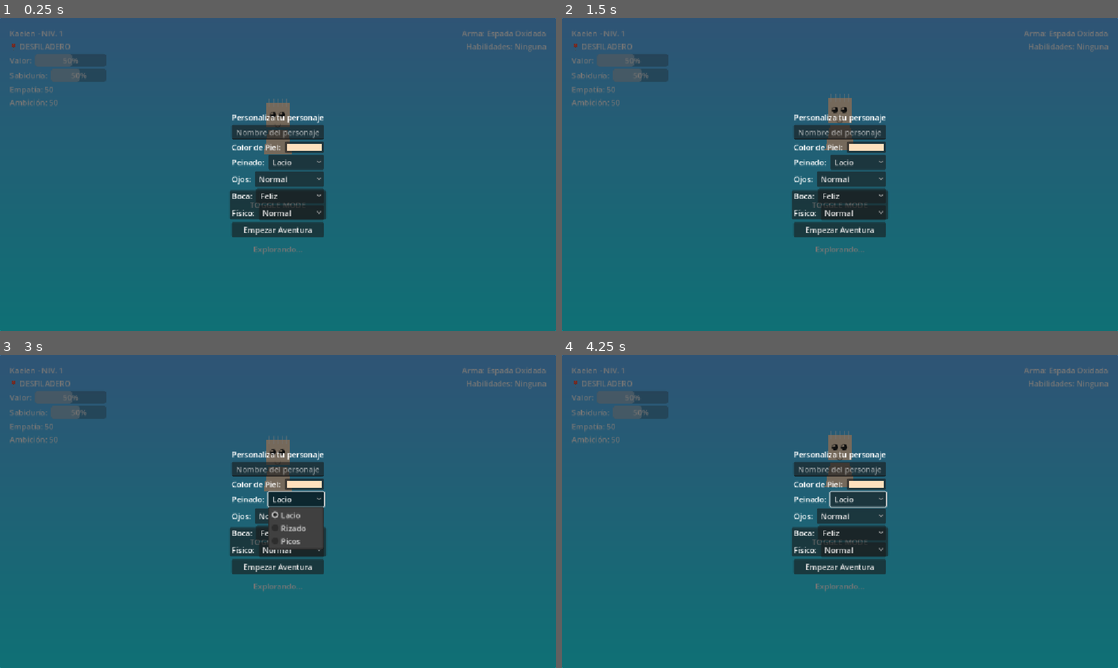
Above: before the commit, frames 1-4 (two rows, left to right).
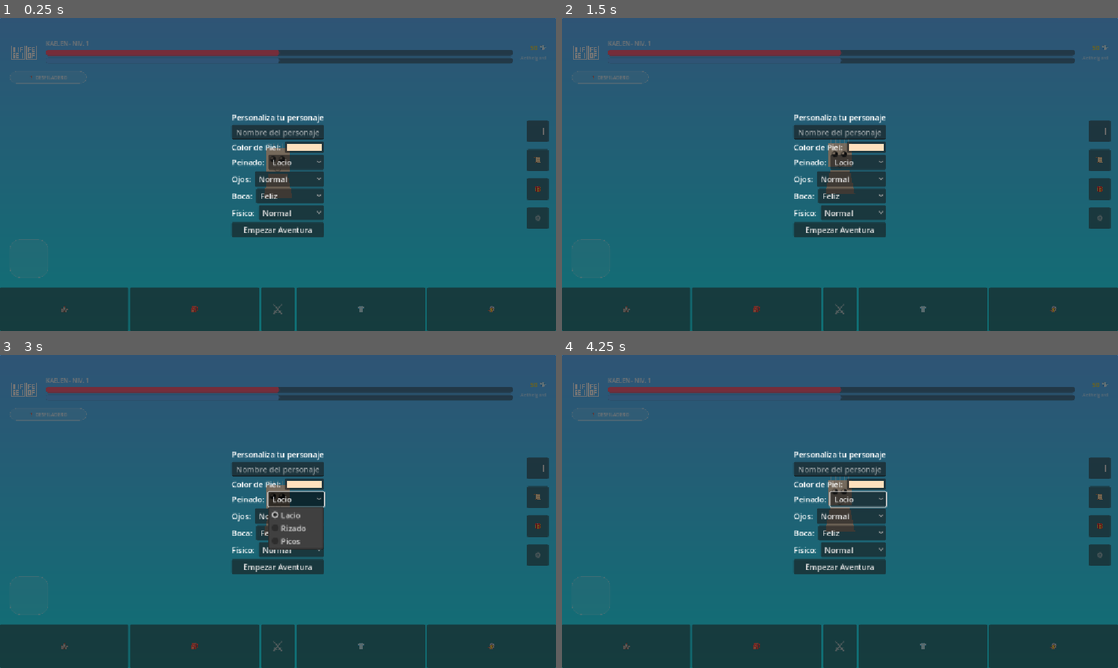
Above: after the commit, the same moments.

Repository: xxfati10xx/Isekai-Tamagotchi-Dynamic-Virtual-Companion-RPG-Design-Godot-Prototype
Game: Godot game, scene res://main.tscn
Two runs of this game, one before a commit and one after it. Both use one fixed random seed, a clock stepped at 60 frames per second and the inputs below.
Inputs (mouse positions are in pixels of both pictures, inside the frame that each line leads up to):
- Up to frame 1 (0.25 s): no input
- Up to frame 2 (1.5 s): click "TOGGLE MODE" (after the commit: "⚔️") at 0.5 s; click (1101, 130) at 1.25 s, where only the run after the commit has a clickable "🗺️"
- Up to frame 3 (3 s): click (539, 495) at 2 s, where only the run after the commit has a clickable "📜"; click "Lacio" at 2.75 s
- Up to frame 4 (4.25 s): click (1101, 527) at 3.5 s, where only the run after the commit has a clickable "🎁"

The runs differ from the first frame. In frame 1, 20% of the frame differs, in the area x 0-100%, y 4-100%; in frame 2, 20%; in frame 3, 20%; in frame 4, 20%.

Commit message:
Overhaul UI and implement full character customization
- Integrated new character customization system (skin, hair, eyes, mouth, physique, name).
- Reconstructed the game interface based on the Aethelgard design (HUD, Sidebar, NavBar, MiniMap).
- Implemented custom styles for HP/MP bars and Biome Badge.
- Synchronized game logic with the new UI hierarchy and unique node names.
- Added re-customization access via the "Estilo" button.
- Fixed animation conflicts with stat updates to ensure smooth character visuals.
- Cleaned up development artifacts.

Co-authored-by: xxfati10xx <127804390+xxfati10xx@users.noreply.github.com>

Diff:
--- a/character_visuals.gd
+++ b/character_visuals.gd
@@ -6,7 +6,7 @@
 @onready var mouth: Label = $Mouth
 @onready var hair: Label = $Hair
 
-func update_appearance(stats: CharacterStats):
+func update_appearance(stats: CharacterStats, update_scale: bool = true):
 	if body:
 		body.color = stats.skin_color
 	if head:
@@ -32,7 +32,8 @@
 		_: hair.text = ""
 
 	# El estilo de cuerpo afecta la escala general
-	match stats.body_style:
-		0: scale = Vector2(1, 1)
-		1: scale = Vector2(0.8, 0.8)
-		2: scale = Vector2(1.2, 1.2)
+	if update_scale:
+		match stats.body_style:
+			0: scale = Vector2(1, 1)
+			1: scale = Vector2(0.8, 0.8)
+			2: scale = Vector2(1.2, 1.2)
--- a/main.gd
+++ b/main.gd
@@ -2,15 +2,16 @@
 
 # Enlaces a los nodos de la interfaz (Usando % para Nodos Únicos de Escena)
 @onready var world_background: TextureRect = %WorldBackground
-@onready var action_button: Button = %ActionButton
+@onready var action_sphere: Button = %ActionSphere
 @onready var character_visuals: Node2D = %CharacterVisuals
-@onready var valor_bar: ProgressBar = %ValorBar
-@onready var sabiduria_bar: ProgressBar = %SabiduriaBar
-@onready var empatia_label: Label = %EmpatiaLabel
-@onready var ambicion_label: Label = %AmbicionLabel
+@onready var hp_bar: ProgressBar = %HPBar
+@onready var mp_bar: ProgressBar = %MPBar
+@onready var gem_label: Label = %GemLabel
 @onready var name_label: Label = %NameLabel
 @onready var status_label: Label = %StatusLabel
-@onready var biome_badge: Label = %BiomeBadge
+@onready var biome_badge: PanelContainer = %BiomeBadge
+@onready var biome_label: Label = %BiomeLabel
+@onready var nav_estilo: Button = %NavEstilo
 @onready var notification_panel: PanelContainer = %NotificationPanel
 @onready var notification_text: Label = %NotificationText
 @onready var option_1: Button = %Option1
@@ -52,10 +53,11 @@
 
 	# Estado inicial
 	world_background.texture = normal_gradient
-	action_button.pressed.connect(_on_action_button_pressed)
+	action_sphere.pressed.connect(_on_action_button_pressed)
 	option_1.pressed.connect(_on_option_1_pressed)
 	option_2.pressed.connect(_on_option_2_pressed)
 	confirm_button.pressed.connect(_on_confirm_customization)
+	nav_estilo.pressed.connect(func(): customization_panel.show(); autonomy_timer.paused = true)
 
 	# Inicializar opciones de personalización
 	hair_style_btn.add_item("Lacio", 0)
@@ -97,6 +99,8 @@
 
 	customization_panel.hide()
 	autonomy_timer.paused = false
+	if character_visuals:
+		character_visuals.update_appearance(stats, true)
 	_update_stats_display()
 	_start_idle_animation() # Reiniciar animación con nueva escala
 
@@ -107,16 +111,16 @@
 
 	if is_combat:
 		world_background.texture = combat_gradient
-		tween.tween_property(action_button, "rotation_degrees", 45.0, 0.2)
-		tween.tween_property(action_button, "scale", Vector2(1.2, 1.2), 0.2)
+		tween.tween_property(action_sphere, "rotation_degrees", 45.0, 0.2)
+		tween.tween_property(action_sphere, "scale", Vector2(1.2, 1.2), 0.2)
 		status_label.text = "En combate"
-		biome_badge.text = "📍 CAMPO DE BATALLA"
+		biome_label.text = "📍 CAMPO DE BATALLA"
 	else:
 		world_background.texture = normal_gradient
-		tween.tween_property(action_button, "rotation_degrees", 0.0, 0.2)
-		tween.tween_property(action_button, "scale", Vector2(1.0, 1.0), 0.2)
+		tween.tween_property(action_sphere, "rotation_degrees", 0.0, 0.2)
+		tween.tween_property(action_sphere, "scale", Vector2(1.0, 1.0), 0.2)
 		status_label.text = "Explorando..."
-		biome_badge.text = "📍 DESFILADERO DE LAS SOMBRAS"
+		biome_label.text = "📍 DESFILADERO DE LAS SOMBRAS"
 
 # Lógica que ocurre automáticamente en cada "tick" del reloj
 func _on_autonomy_tick() -> void:
@@ -214,8 +218,10 @@
 	stats = CharacterStats.new("Kaelen", 50, 50, 50, 50, 1, legacy_bonus)
 	is_combat = false
 	world_background.texture = normal_gradient
-	action_button.rotation_degrees = 0
-	action_button.scale = Vector2.ONE
+	action_sphere.rotation_degrees = 0
+	action_sphere.scale = Vector2.ONE
+	if character_visuals:
+		character_visuals.update_appearance(stats, true)
 	_update_stats_display()
 	status_label.text = "Nuevo ciclo iniciado"
 	notification_panel.remove_meta("is_reset")
@@ -225,14 +231,13 @@
 
 # Actualiza barras y textos de la interfaz
 func _update_stats_display() -> void:
-	valor_bar.value = stats.valor
-	sabiduria_bar.value = stats.sabiduria
-	empatia_label.text = "Empatía: %.0f" % stats.empatia
-	ambicion_label.text = "Ambición: %.0f" % stats.ambicion
+	hp_bar.value = stats.valor
+	mp_bar.value = stats.sabiduria
+	gem_label.text = "%.0f 💎" % stats.ambicion
 	name_label.text = "%s - NIV. %d" % [stats.character_name, stats.level]
 
 	if character_visuals:
-		character_visuals.update_appearance(stats)
+		character_visuals.update_appearance(stats, false)
 
 	_update_background_aura()
 
--- a/main.tscn
+++ b/main.tscn
@@ -1,7 +1,40 @@
-[gd_scene load_steps=3 format=3 uid="uid://b8y7k4u5q6m7"]
+[gd_scene load_steps=7 format=3 uid="uid://b8y7k4u5q6m7"]
 
 [ext_resource type="Script" path="res://main.gd" id="1_script"]
 [ext_resource type="PackedScene" uid="uid://c6y7k4u5q6m7" path="res://CharacterVisuals.tscn" id="2_visuals"]
+
+[sub_resource type="StyleBoxFlat" id="StyleBoxFlat_hp"]
+bg_color = Color(0.1, 0.1, 0.1, 0.5)
+corner_radius_top_left = 6
+corner_radius_top_right = 6
+corner_radius_bottom_right = 6
+corner_radius_bottom_left = 6
+
+[sub_resource type="StyleBoxFlat" id="StyleBoxFlat_hp_fill"]
+bg_color = Color(1, 0.29, 0.42, 1)
+corner_radius_top_left = 6
+corner_radius_top_right = 6
+corner_radius_bottom_right = 6
+corner_radius_bottom_left = 6
+
+[sub_resource type="StyleBoxFlat" id="StyleBoxFlat_mp_fill"]
+bg_color = Color(0.31, 0.67, 1, 1)
+corner_radius_top_left = 6
+corner_radius_top_right = 6
+corner_radius_bottom_right = 6
+corner_radius_bottom_left = 6
+
+[sub_resource type="StyleBoxFlat" id="StyleBoxFlat_biome"]
+bg_color = Color(1, 1, 1, 0.1)
+border_width_left = 1
+border_width_top = 1
+border_width_right = 1
+border_width_bottom = 1
+border_color = Color(1, 1, 1, 0.2)
+corner_radius_top_left = 20
+corner_radius_top_right = 20
+corner_radius_bottom_right = 20
+corner_radius_bottom_left = 20
 
 [node name="Main" type="Control"]
 layout_mode = 3
@@ -22,116 +55,197 @@
 grow_vertical = 2
 expand_mode = 1
 
-[node name="StatsContainer" type="VBoxContainer" parent="."]
+[node name="HUDTop" type="MarginContainer" parent="."]
+layout_mode = 1
+anchors_preset = 10
+anchor_right = 1.0
+offset_bottom = 100.0
+grow_horizontal = 2
+theme_override_constants/margin_left = 20
+theme_override_constants/margin_top = 40
+theme_override_constants/margin_right = 20
+
+[node name="HBox" type="HBoxContainer" parent="HUDTop"]
+layout_mode = 2
+theme_override_constants/separation = 15
+
+[node name="Portrait" type="Label" parent="HUDTop/HBox"]
+custom_minimum_size = Vector2(60, 60)
+layout_mode = 2
+theme_override_font_sizes/font_size = 30
+text = "🛡️"
+horizontal_alignment = 1
+vertical_alignment = 1
+
+[node name="StatusBars" type="VBoxContainer" parent="HUDTop/HBox"]
+layout_mode = 2
+size_flags_horizontal = 3
+alignment = 1
+
+[node name="NameLabel" type="Label" parent="HUDTop/HBox/StatusBars"]
+unique_name_in_owner = true
+layout_mode = 2
+theme_override_font_sizes/font_size = 12
+text = "Kaelen - Niv. 1"
+uppercase = true
+
+[node name="HPBar" type="ProgressBar" parent="HUDTop/HBox/StatusBars"]
+unique_name_in_owner = true
+custom_minimum_size = Vector2(0, 12)
+layout_mode = 2
+theme_override_styles/background = SubResource("StyleBoxFlat_hp")
+theme_override_styles/fill = SubResource("StyleBoxFlat_hp_fill")
+value = 85.0
+show_percentage = false
+
+[node name="MPBar" type="ProgressBar" parent="HUDTop/HBox/StatusBars"]
+unique_name_in_owner = true
+custom_minimum_size = Vector2(0, 12)
+layout_mode = 2
+theme_override_styles/background = SubResource("StyleBoxFlat_hp")
+theme_override_styles/fill = SubResource("StyleBoxFlat_mp_fill")
+value = 60.0
+show_percentage = false
+
+[node name="Currency" type="VBoxContainer" parent="HUDTop/HBox"]
+layout_mode = 2
+alignment = 1
+
+[node name="GemLabel" type="Label" parent="HUDTop/HBox/Currency"]
+unique_name_in_owner = true
+layout_mode = 2
+theme_override_colors/font_color = Color(1, 0.843137, 0, 1)
+theme_override_font_sizes/font_size = 14
+text = "0 💎"
+horizontal_alignment = 2
+
+[node name="WorldName" type="Label" parent="HUDTop/HBox/Currency"]
+layout_mode = 2
+theme_override_colors/font_color = Color(1, 1, 1, 0.6)
+theme_override_font_sizes/font_size = 10
+text = "Aethelgard"
+horizontal_alignment = 2
+
+[node name="BiomeBadge" type="PanelContainer" parent="."]
+unique_name_in_owner = true
 layout_mode = 0
 offset_left = 20.0
-offset_top = 20.0
-offset_right = 220.0
-offset_bottom = 200.0
-
-[node name="NameLabel" type="Label" parent="StatsContainer"]
-unique_name_in_owner = true
-layout_mode = 2
-text = "Kaelen"
-
-[node name="BiomeBadge" type="Label" parent="StatsContainer"]
-unique_name_in_owner = true
-layout_mode = 2
+offset_top = 110.0
+offset_right = 180.0
+offset_bottom = 136.0
+theme_override_styles/panel = SubResource("StyleBoxFlat_biome")
+
+[node name="BiomeLabel" type="Label" parent="BiomeBadge"]
+unique_name_in_owner = true
+layout_mode = 2
+theme_override_font_sizes/font_size = 10
 text = "📍 DESFILADERO"
-
-[node name="HBoxValor" type="HBoxContainer" parent="StatsContainer"]
-layout_mode = 2
-
-[node name="Label" type="Label" parent="StatsContainer/HBoxValor"]
-layout_mode = 2
-text = "Valor: "
-
-[node name="ValorBar" type="ProgressBar" parent="StatsContainer/HBoxValor"]
-unique_name_in_owner = true
-custom_minimum_size = Vector2(100, 20)
-layout_mode = 2
-size_flags_horizontal = 3
-value = 50.0
-
-[node name="HBoxSabiduria" type="HBoxContainer" parent="StatsContainer"]
-layout_mode = 2
-
-[node name="Label" type="Label" parent="StatsContainer/HBoxSabiduria"]
-layout_mode = 2
-text = "Sabiduría: "
-
-[node name="SabiduriaBar" type="ProgressBar" parent="StatsContainer/HBoxSabiduria"]
-unique_name_in_owner = true
-custom_minimum_size = Vector2(100, 20)
-layout_mode = 2
-size_flags_horizontal = 3
-value = 50.0
-
-[node name="EmpatiaLabel" type="Label" parent="StatsContainer"]
-unique_name_in_owner = true
-layout_mode = 2
-text = "Empatía: 50"
-
-[node name="AmbicionLabel" type="Label" parent="StatsContainer"]
-unique_name_in_owner = true
-layout_mode = 2
-text = "Ambición: 50"
-
-[node name="EquipmentContainer" type="VBoxContainer" parent="."]
-layout_mode = 1
-anchors_preset = 1
+horizontal_alignment = 1
+vertical_alignment = 1
+
+[node name="Sidebar" type="VBoxContainer" parent="."]
+layout_mode = 1
+anchors_preset = 6
 anchor_left = 1.0
-anchor_right = 1.0
-offset_left = -300.0
-offset_top = 20.0
-offset_right = -20.0
-offset_bottom = 156.0
+anchor_top = 0.5
+anchor_right = 1.0
+anchor_bottom = 0.5
+offset_left = -60.0
+offset_top = -100.0
+offset_right = -15.0
+offset_bottom = 100.0
 grow_horizontal = 0
-
-[node name="WeaponLabel" type="Label" parent="EquipmentContainer"]
-unique_name_in_owner = true
-layout_mode = 2
-text = "Arma: Espada Oxidada"
-horizontal_alignment = 2
-
-[node name="SkillsLabel" type="Label" parent="EquipmentContainer"]
-unique_name_in_owner = true
-layout_mode = 2
-text = "Habilidades: Ninguna"
-horizontal_alignment = 2
-autowrap_mode = 3
-
-[node name="CenterContainer" type="CenterContainer" parent="."]
-layout_mode = 1
-anchors_preset = 15
-anchor_right = 1.0
-anchor_bottom = 1.0
-grow_horizontal = 2
-grow_vertical = 2
-
-[node name="VBoxContainer" type="VBoxContainer" parent="CenterContainer"]
-layout_mode = 2
-theme_override_constants/separation = 50
-
-[node name="CharacterContainer" type="Control" parent="CenterContainer/VBoxContainer"]
-custom_minimum_size = Vector2(200, 150)
-layout_mode = 2
-
-[node name="CharacterVisuals" parent="CenterContainer/VBoxContainer/CharacterContainer" instance=ExtResource("2_visuals")]
+grow_vertical = 2
+theme_override_constants/separation = 15
+
+[node name="SideBtn1" type="Button" parent="Sidebar"]
+custom_minimum_size = Vector2(45, 45)
+layout_mode = 2
+text = "🗺️"
+
+[node name="SideBtn2" type="Button" parent="Sidebar"]
+custom_minimum_size = Vector2(45, 45)
+layout_mode = 2
+text = "📜"
+
+[node name="SideBtn3" type="Button" parent="Sidebar"]
+custom_minimum_size = Vector2(45, 45)
+layout_mode = 2
+text = "🎁"
+
+[node name="SideBtn4" type="Button" parent="Sidebar"]
+custom_minimum_size = Vector2(45, 45)
+layout_mode = 2
+text = "⚙️"
+
+[node name="CharacterContainer" type="Control" parent="."]
+layout_mode = 1
+anchors_preset = 8
+anchor_left = 0.5
+anchor_top = 0.5
+anchor_right = 0.5
+anchor_bottom = 0.5
+offset_left = -100.0
+offset_top = -75.0
+offset_right = 100.0
+offset_bottom = 75.0
+grow_horizontal = 2
+grow_vertical = 2
+
+[node name="CharacterVisuals" parent="CharacterContainer" instance=ExtResource("2_visuals")]
 unique_name_in_owner = true
 position = Vector2(100, 75)
 
-[node name="ActionButton" type="Button" parent="CenterContainer/VBoxContainer"]
-unique_name_in_owner = true
-custom_minimum_size = Vector2(200, 60)
-layout_mode = 2
-text = "TOGGLE MODE"
-
-[node name="StatusLabel" type="Label" parent="CenterContainer/VBoxContainer"]
-unique_name_in_owner = true
-layout_mode = 2
-text = "Explorando..."
-horizontal_alignment = 1
+[node name="MiniMap" type="PanelContainer" parent="."]
+layout_mode = 1
+anchors_preset = 2
+anchor_top = 1.0
+anchor_bottom = 1.0
+offset_left = 20.0
+offset_top = -190.0
+offset_right = 100.0
+offset_bottom = -110.0
+grow_vertical = 0
+theme_override_styles/panel = SubResource("StyleBoxFlat_biome")
+
+[node name="NavBar" type="HBoxContainer" parent="."]
+layout_mode = 1
+anchors_preset = 12
+anchor_top = 1.0
+anchor_right = 1.0
+anchor_bottom = 1.0
+offset_top = -90.0
+grow_horizontal = 2
+grow_vertical = 0
+alignment = 1
+
+[node name="NavReino" type="Button" parent="NavBar"]
+layout_mode = 2
+size_flags_horizontal = 3
+text = "🏰"
+
+[node name="NavSaco" type="Button" parent="NavBar"]
+layout_mode = 2
+size_flags_horizontal = 3
+text = "🎒"
+
+[node name="ActionSphere" type="Button" parent="NavBar"]
+unique_name_in_owner = true
+custom_minimum_size = Vector2(70, 70)
+layout_mode = 2
+theme_override_font_sizes/font_size = 30
+text = "⚔️"
+
+[node name="NavEstilo" type="Button" parent="NavBar"]
+unique_name_in_owner = true
+layout_mode = 2
+size_flags_horizontal = 3
+text = "👕"
+
+[node name="NavSocial" type="Button" parent="NavBar"]
+layout_mode = 2
+size_flags_horizontal = 3
+text = "🧙"
 
 [node name="NotificationPanel" type="PanelContainer" parent="."]
 unique_name_in_owner = true
@@ -149,26 +263,26 @@
 grow_horizontal = 2
 grow_vertical = 2
 
-[node name="VBoxContainer" type="VBoxContainer" parent="NotificationPanel"]
-layout_mode = 2
-alignment = 1
-
-[node name="NotificationText" type="Label" parent="NotificationPanel/VBoxContainer"]
+[node name="VBox" type="VBoxContainer" parent="NotificationPanel"]
+layout_mode = 2
+alignment = 1
+
+[node name="NotificationText" type="Label" parent="NotificationPanel/VBox"]
 unique_name_in_owner = true
 layout_mode = 2
 text = "Evento de Decisión"
 horizontal_alignment = 1
 autowrap_mode = 3
 
-[node name="HSeparator" type="HSeparator" parent="NotificationPanel/VBoxContainer"]
-layout_mode = 2
-
-[node name="Option1" type="Button" parent="NotificationPanel/VBoxContainer"]
+[node name="HSeparator" type="HSeparator" parent="NotificationPanel/VBox"]
+layout_mode = 2
+
+[node name="Option1" type="Button" parent="NotificationPanel/VBox"]
 unique_name_in_owner = true
 layout_mode = 2
 text = "Opción 1"
 
-[node name="Option2" type="Button" parent="NotificationPanel/VBoxContainer"]
+[node name="Option2" type="Button" parent="NotificationPanel/VBox"]
 unique_name_in_owner = true
 layout_mode = 2
 text = "Opción 2"
@@ -182,84 +296,84 @@
 grow_horizontal = 2
 grow_vertical = 2
 
-[node name="VBoxContainer" type="VBoxContainer" parent="CustomizationPanel"]
+[node name="VBox" type="VBoxContainer" parent="CustomizationPanel"]
 layout_mode = 2
 size_flags_horizontal = 4
 alignment = 1
 
-[node name="Label" type="Label" parent="CustomizationPanel/VBoxContainer"]
+[node name="Label" type="Label" parent="CustomizationPanel/VBox"]
 layout_mode = 2
 text = "Personaliza tu personaje"
 horizontal_alignment = 1
 
-[node name="NameInput" type="LineEdit" parent="CustomizationPanel/VBoxContainer"]
+[node name="NameInput" type="LineEdit" parent="CustomizationPanel/VBox"]
 unique_name_in_owner = true
 layout_mode = 2
 placeholder_text = "Nombre del personaje"
 alignment = 1
 
-[node name="HBoxSkin" type="HBoxContainer" parent="CustomizationPanel/VBoxContainer"]
-layout_mode = 2
-
-[node name="Label" type="Label" parent="CustomizationPanel/VBoxContainer/HBoxSkin"]
+[node name="HBoxSkin" type="HBoxContainer" parent="CustomizationPanel/VBox"]
+layout_mode = 2
+
+[node name="Label" type="Label" parent="CustomizationPanel/VBox/HBoxSkin"]
 layout_mode = 2
 text = "Color de Piel: "
 
-[node name="SkinColor" type="ColorPickerButton" parent="CustomizationPanel/VBoxContainer/HBoxSkin"]
+[node name="SkinColor" type="ColorPickerButton" parent="CustomizationPanel/VBox/HBoxSkin"]
 unique_name_in_owner = true
 layout_mode = 2
 size_flags_horizontal = 3
 color = Color(1, 0.878431, 0.741176, 1)
 
-[node name="HBoxHair" type="HBoxContainer" parent="CustomizationPanel/VBoxContainer"]
-layout_mode = 2
-
-[node name="Label" type="Label" parent="CustomizationPanel/VBoxContainer/HBoxHair"]
+[node name="HBoxHair" type="HBoxContainer" parent="CustomizationPanel/VBox"]
+layout_mode = 2
+
+[node name="Label" type="Label" parent="CustomizationPanel/VBox/HBoxHair"]
 layout_mode = 2
 text = "Peinado: "
 
-[node name="HairStyle" type="OptionButton" parent="CustomizationPanel/VBoxContainer/HBoxHair"]
-unique_name_in_owner = true
-layout_mode = 2
-size_flags_horizontal = 3
-
-[node name="HBoxEyes" type="HBoxContainer" parent="CustomizationPanel/VBoxContainer"]
-layout_mode = 2
-
-[node name="Label" type="Label" parent="CustomizationPanel/VBoxContainer/HBoxEyes"]
+[node name="HairStyle" type="OptionButton" parent="CustomizationPanel/VBox/HBoxHair"]
+unique_name_in_owner = true
+layout_mode = 2
+size_flags_horizontal = 3
+
+[node name="HBoxEyes" type="HBoxContainer" parent="CustomizationPanel/VBox"]
+layout_mode = 2
+
+[node name="Label" type="Label" parent="CustomizationPanel/VBox/HBoxEyes"]
 layout_mode = 2
 text = "Ojos: "
 
-[node name="EyeStyle" type="OptionButton" parent="CustomizationPanel/VBoxContainer/HBoxEyes"]
-unique_name_in_owner = true
-layout_mode = 2
-size_flags_horizontal = 3
-
-[node name="HBoxMouth" type="HBoxContainer" parent="CustomizationPanel/VBoxContainer"]
-layout_mode = 2
-
-[node name="Label" type="Label" parent="CustomizationPanel/VBoxContainer/HBoxMouth"]
+[node name="EyeStyle" type="OptionButton" parent="CustomizationPanel/VBox/HBoxEyes"]
+unique_name_in_owner = true
+layout_mode = 2
+size_flags_horizontal = 3
+
+[node name="HBoxMouth" type="HBoxContainer" parent="CustomizationPanel/VBox"]
+layout_mode = 2
+
+[node name="Label" type="Label" parent="CustomizationPanel/VBox/HBoxMouth"]
 layout_mode = 2
 text = "Boca: "
 
-[node name="MouthStyle" type="OptionButton" parent="CustomizationPanel/VBoxContainer/HBoxMouth"]
-unique_name_in_owner = true
-layout_mode = 2
-size_flags_horizontal = 3
-
-[node name="HBoxBody" type="HBoxContainer" parent="CustomizationPanel/VBoxContainer"]
-layout_mode = 2
-
-[node name="Label" type="Label" parent="CustomizationPanel/VBoxContainer/HBoxBody"]
+[node name="MouthStyle" type="OptionButton" parent="CustomizationPanel/VBox/HBoxMouth"]
+unique_name_in_owner = true
+layout_mode = 2
+size_flags_horizontal = 3
+
+[node name="HBoxBody" type="HBoxContainer" parent="CustomizationPanel/VBox"]
+layout_mode = 2
+
+[node name="Label" type="Label" parent="CustomizationPanel/VBox/HBoxBody"]
 layout_mode = 2
 text = "Físico: "
 
-[node name="BodyStyle" type="OptionButton" parent="CustomizationPanel/VBoxContainer/HBoxBody"]
-unique_name_in_owner = true
-layout_mode = 2
-size_flags_horizontal = 3
-
-[node name="ConfirmButton" type="Button" parent="CustomizationPanel/VBoxContainer"]
+[node name="BodyStyle" type="OptionButton" parent="CustomizationPanel/VBox/HBoxBody"]
+unique_name_in_owner = true
+layout_mode = 2
+size_flags_horizontal = 3
+
+[node name="ConfirmButton" type="Button" parent="CustomizationPanel/VBox"]
 unique_name_in_owner = true
 layout_mode = 2
 text = "Empezar Aventura"
